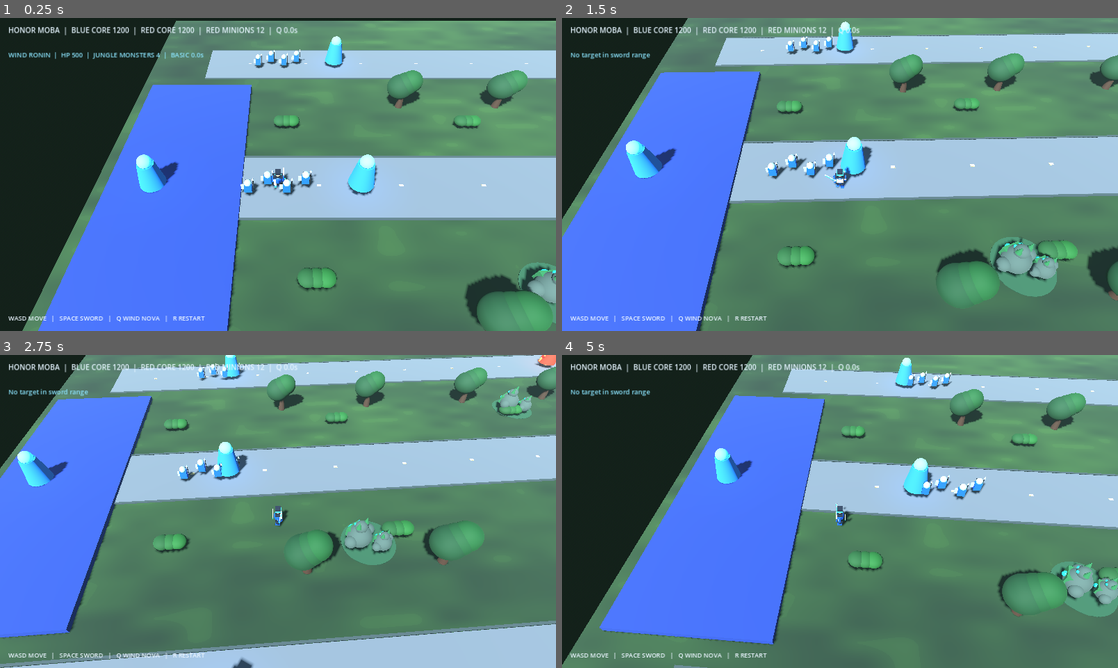
Above: before the commit, frames 1-4 (two rows, left to right).
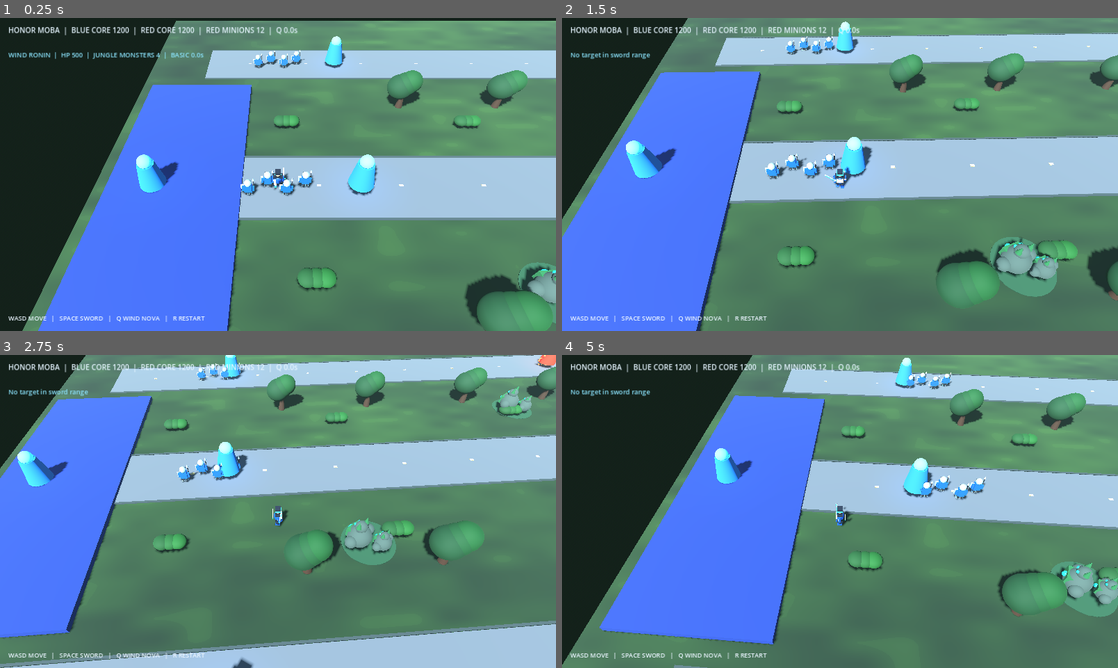
Above: after the commit, the same moments.

Repository: wdd143/Honor-MOBA-Project
Game: Godot game, scene res://scenes/main.tscn
The game is run twice, just before and just after one commit, with the same random seed, the same clock (stepped at 60 frames per second) and the same inputs.
Inputs:
- Up to frame 1 (0.25 s): no input
- Up to frame 2 (1.5 s): hold D (move_right) 0.53-1.28 s; hold Space (attack) 0.53-1.28 s; hold S (move_back) from 1.28 s (still down); tap Space (attack) at 1.35 s
- Up to frame 3 (2.75 s): release S (move_back) at 2.03 s; hold D (move_right) from 2.03 s (still down); hold Space (attack) from 2.03 s (still down)
- Up to frame 4 (5 s): release D (move_right) at 2.78 s; release Space (attack) at 2.78 s; hold W (move_forward) 2.78-3.53 s; tap Space (attack) at 2.85, 4.35 s; hold Space (attack) 3.53-4.28 s; hold A (move_left) from 3.53 s (still down)

The runs differ from the first frame. In frame 1, 0.2% of the frame differs, in the area x 43-57%, y 10-57%; in frame 2, 0.3%, in the area x 36-51%, y 5-52%; in frame 3, 0.2%; in frame 4, 0.3%.

Commit message:
Add legs, boots and armor details to lane soldiers

Diff:
--- a/scripts/procedural_assets.gd
+++ b/scripts/procedural_assets.gd
@@ -94,12 +94,18 @@
 	var body := Node3D.new()
 	body.name = "BodyPivot"
 	root.add_child(body)
-	_piece(body, "Armor", _box(Vector3(0.72, 0.9, 0.48)), Vector3(0, 0.88, 0), team)
-	_piece(body, "Helmet", _sphere(0.34), Vector3(0, 1.52, 0), trim)
-	_piece(body, "Visor", _box(Vector3(0.48, 0.1, 0.38)), Vector3(0, 1.5, -0.2), dark)
-	_piece(body, "Shield", _box(Vector3(0.38, 0.58, 0.13)), Vector3(-0.48, 0.86, -0.12), trim)
-	_piece(body, "Spear", _cylinder(0.045, 1.45), Vector3(0.48, 1.02, -0.18), dark)
-	_piece(body, "SpearHead", _cone(0.11, 0.28), Vector3(0.48, 1.86, -0.18), trim)
+	_piece(body, "Armor", _box(Vector3(0.72, 0.84, 0.48)), Vector3(0, 0.82, 0), team)
+	_piece(body, "Helmet", _sphere(0.34), Vector3(0, 1.48, 0), trim)
+	_piece(body, "Visor", _box(Vector3(0.48, 0.1, 0.38)), Vector3(0, 1.46, -0.2), dark)
+	_piece(body, "LeftLeg", _box(Vector3(0.2, 0.46, 0.25)), Vector3(-0.19, 0.23, 0.02), dark)
+	_piece(body, "RightLeg", _box(Vector3(0.2, 0.46, 0.25)), Vector3(0.19, 0.23, 0.02), dark)
+	_piece(body, "LeftBoot", _box(Vector3(0.28, 0.13, 0.38)), Vector3(-0.19, 0.05, -0.05), trim)
+	_piece(body, "RightBoot", _box(Vector3(0.28, 0.13, 0.38)), Vector3(0.19, 0.05, -0.05), trim)
+	_piece(body, "LeftArm", _box(Vector3(0.2, 0.55, 0.22)), Vector3(-0.48, 0.77, 0), team)
+	_piece(body, "RightArm", _box(Vector3(0.2, 0.55, 0.22)), Vector3(0.48, 0.77, 0), team)
+	_piece(body, "Shield", _box(Vector3(0.38, 0.58, 0.13)), Vector3(-0.5, 0.82, -0.12), trim)
+	_piece(body, "Spear", _cylinder(0.045, 1.45), Vector3(0.5, 0.98, -0.18), dark)
+	_piece(body, "SpearHead", _cone(0.11, 0.28), Vector3(0.5, 1.82, -0.18), trim)
 	return root
 
 static func make_golem() -> Node3D:
